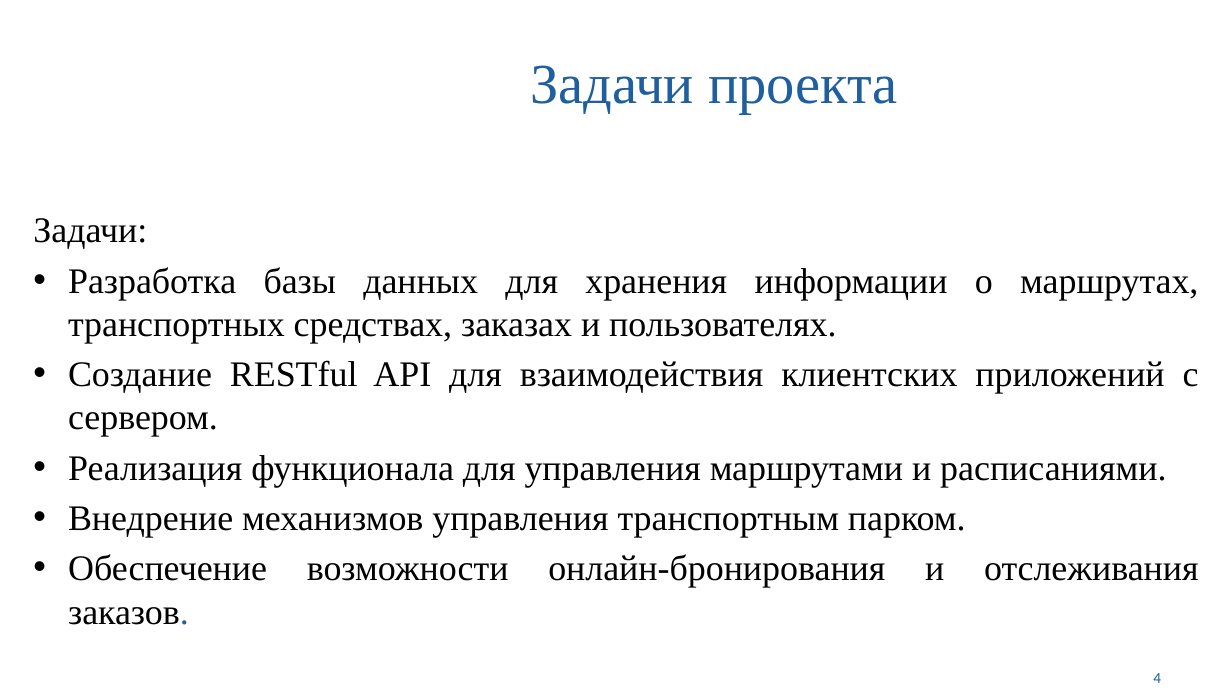
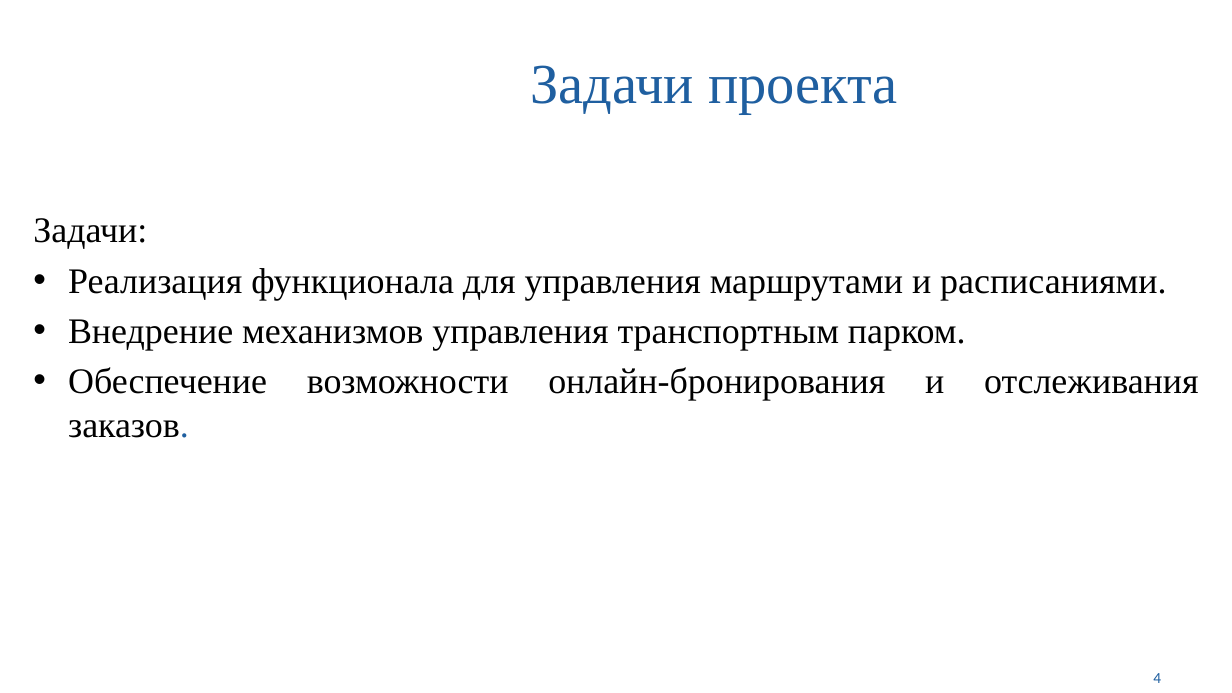
Before and after one commit to TwilightMaxim/course, a slide deck: slide 4 of Docs/Презентация.pptx. Drawn at 1232x693 pixels with LibreOffice and Linux fonts; fonts in the diff are those of the drawing; background and template pictures are left out. Boxes give left, top, right and bottom in pixels: in the first picture for what was removed or moved away, otherwise in the second. Text is boxed around its words. In the diff, an @@ line names an element or a change of style, - is before the commit and + after.

```diff
--- a/Docs/Презентация.pptx
+++ b/Docs/Презентация.pptx
@@ text at (68,267,1199,437): paragraphs removed @@
-• Разработка базы данных для хранения информации о маршрутах, транспортных средствах, заказах и пользователях.
-• Создание RESTful API для взаимодействия клиентских приложений с сервером.
```
Also in this commit, not shown: 2 other slides changed, 1 other file.
